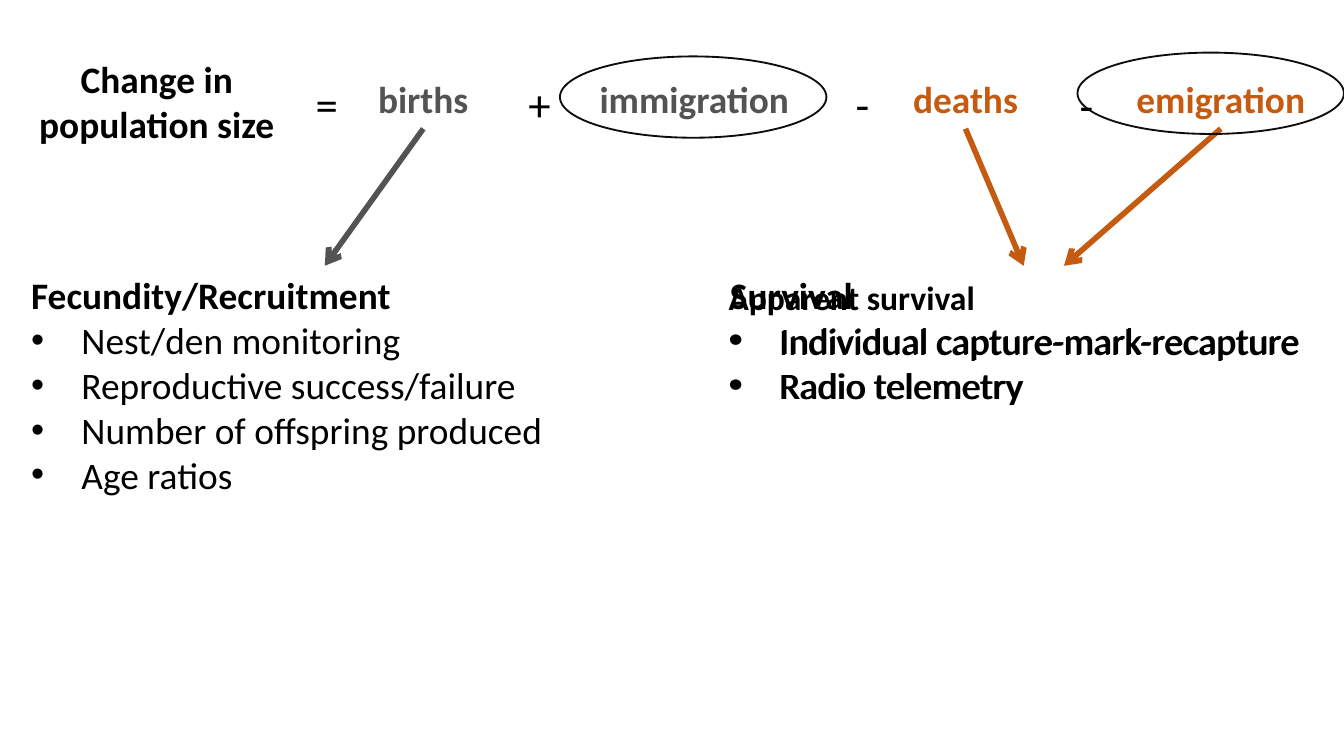
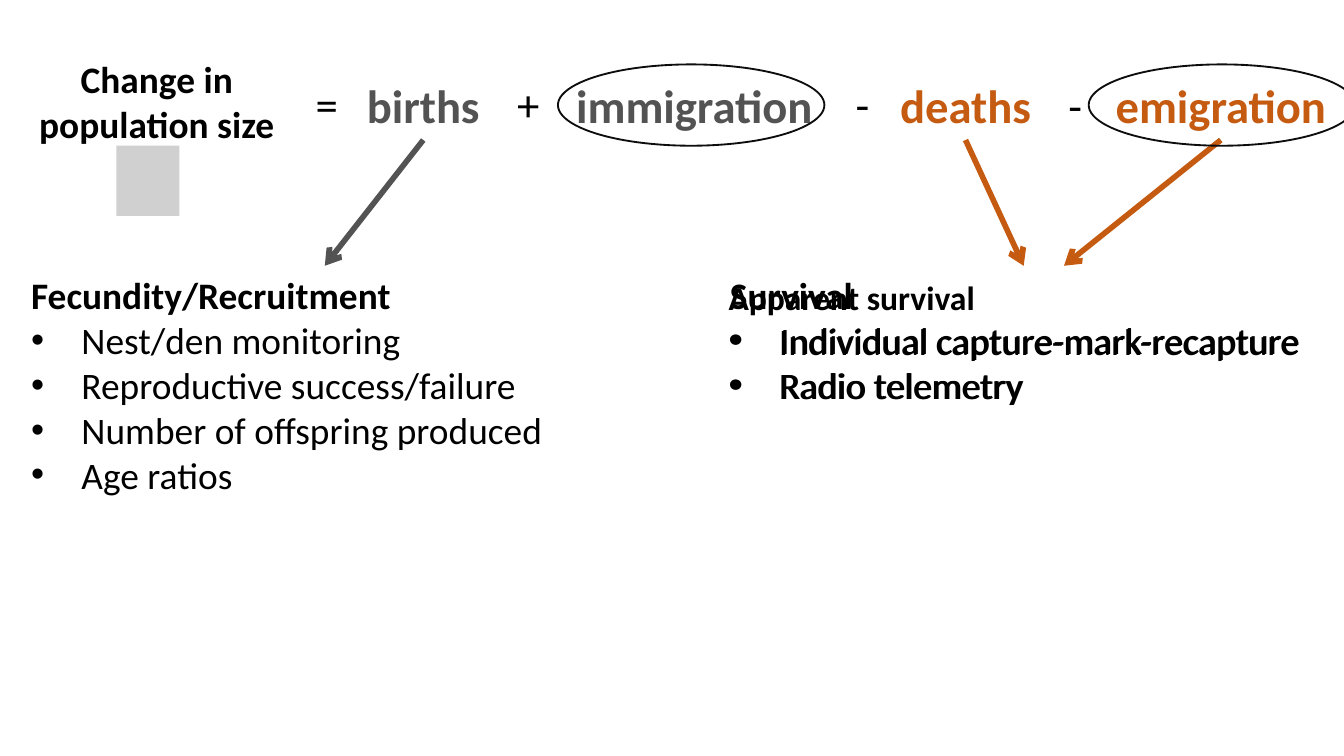
Before and after one commit to annamtucker/ssa-200, a slide deck: slide 3 of static/lectures/SSA_Lecture5_DemoData.pptx. Drawn at 1344x756 pixels with LibreOffice and Linux fonts; fonts in the diff are those of the drawing; grey boxes stand for pictures; background and template pictures are left out. Boxes give left, top, right and bottom in pixels: in the first picture for what was removed or moved away, otherwise in the second. Text is boxed around its words. In the diff, an @@ line names an element or a change of style, - is before the commit and + after.

```diff
--- a/static/lectures/SSA_Lecture5_DemoData.pptx
+++ b/static/lectures/SSA_Lecture5_DemoData.pptx
@@ text "+": place and size @@
-text "+" at (515,70,559,137)
+text "+" at (504,70,548,137)
@@ ellipse: place and size @@
-ellipse at (560,56,827,138)
+ellipse at (558,65,824,146)
@@ text "-": place and size @@
-text "-" at (1064,71,1109,138)
+text "-" at (1052,71,1097,138)
@@ ellipse: place and size @@
-ellipse at (1078,52,1344,134)
+ellipse at (1089,65,1344,146)
@@ size 20 to 25 pt in 4 elements at (576,84,812,135), (367,90,480,124), (900,90,1031,124), (1116,90,1326,135) @@
@@ picture added at (117,145,180,215) @@
@@ arrow moved from (423, 129) - (325, 266) to (423, 140) - (325, 266) @@
@@ arrow moved from (965, 129) - (1024, 266) to (965, 140) - (1024, 266) @@
@@ arrow moved from (1220, 129) - (1064, 266) to (1220, 140) - (1064, 266) @@
```
Also in this commit, not shown: 3 other slides changed, 16 other files.
